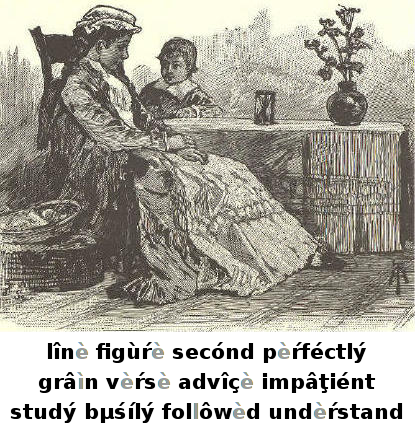
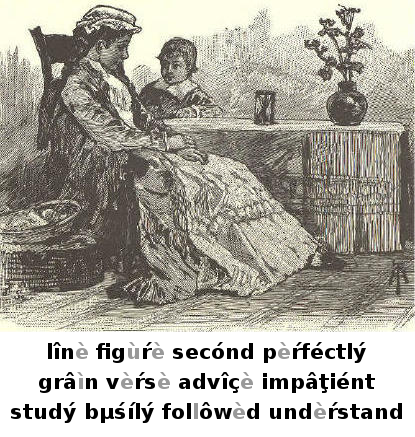
Layers edited between the first and the second 415px x 437px image:
painted on "lînè figùŕè secónd pèŕféctlý ..." over [10, 342, 403, 423]
